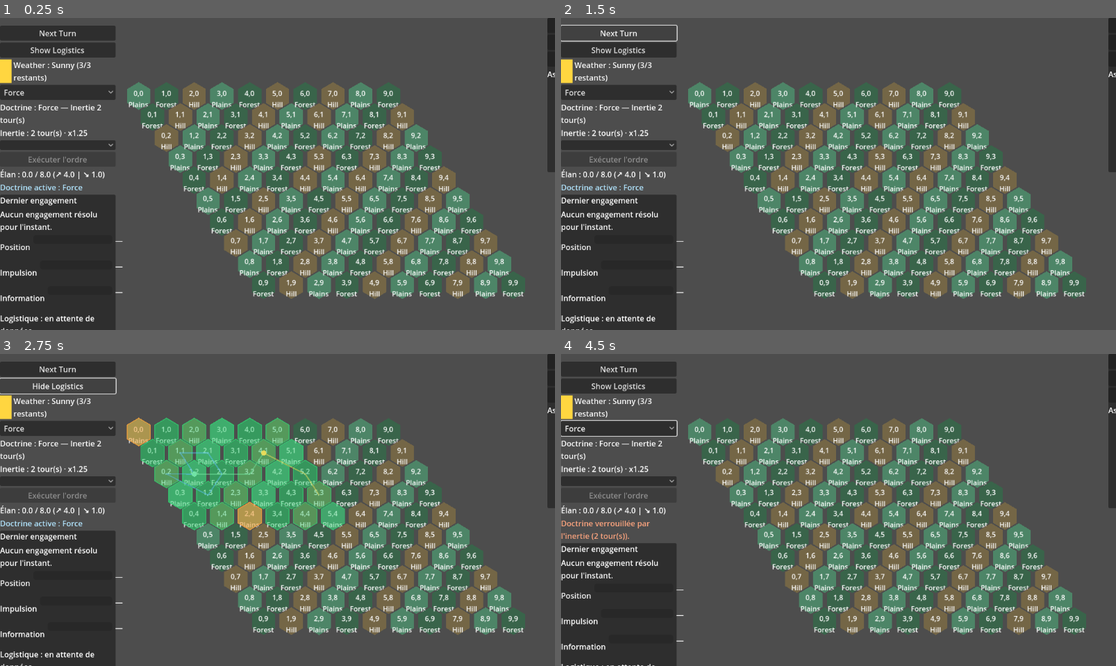
Above: before the commit, frames 1-4 (two rows, left to right).
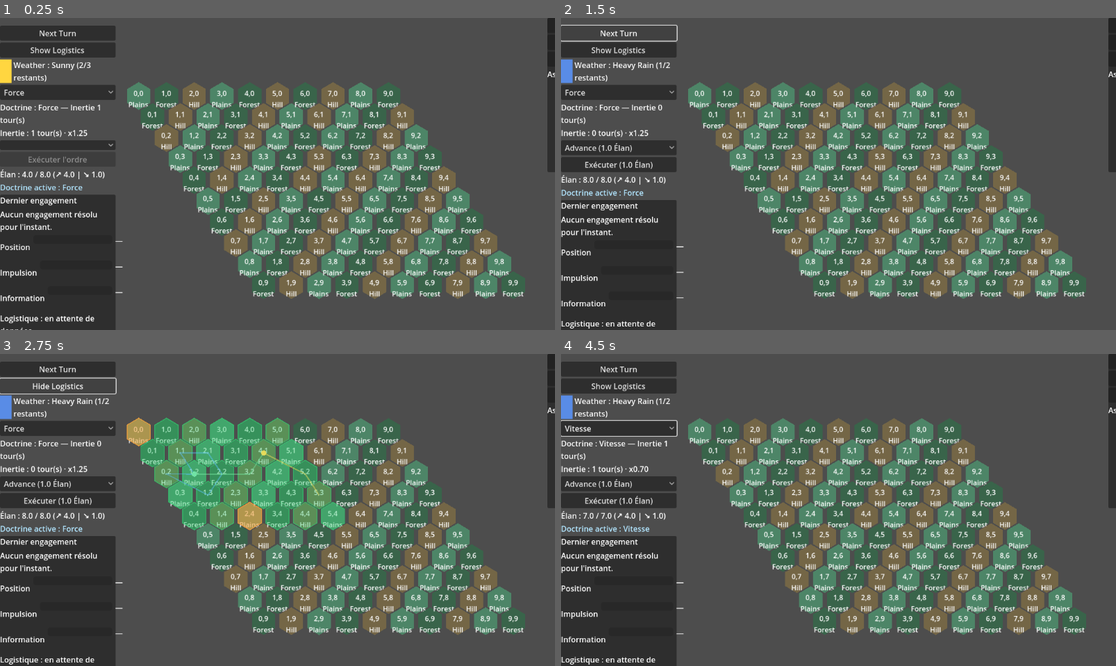
Above: after the commit, the same moments.

Repository: Pierlab/weave-of-war
Game: Godot game, scene res://scenes/main.tscn
Two runs of this game, one before a commit and one after it. Both use one fixed random seed, a clock stepped at 60 frames per second and the inputs below.
Inputs (mouse positions are in pixels of both pictures, inside the frame that each line leads up to; where the layout moved, square brackets give the same spot in the first picture):
- Up to frame 1 (0.25 s): no input
- Up to frame 2 (1.5 s): click "Next Turn" at 0.5 s; click "Next Turn" at 1.25 s
- Up to frame 3 (2.75 s): click "Show Logistics" at 2 s
- Up to frame 4 (4.5 s): click "Hide Logistics" at 2.75 s; click "Force" at 3.5 s; click (616, 485) [616, 481] at 4.25 s

The runs differ from the first frame. In frame 1, less than 0.1% of the frame differs, in the area x 4-19%, y 14-52%; in frame 2, 3.5%; in frame 3, 3.5%; in frame 4, 3.7%, in the area x 0-23%, y 13-100%.
Error before the commit: Parse Error: Cannot assign a value of type Dictionary to variable "unit_states" with specified type Array. (res://scripts/systems/combat_system.gd:249)
Error after the commit: Invalid access to property or key 'active' on a base object of type 'AudioStreamGeneratorPlayback'. (res://scripts/ui/hud_manager.gd:495)

Commit message:
Fix combat unit state typing and HUD audio activation

Diff:
--- a/scripts/systems/combat_system.gd
+++ b/scripts/systems/combat_system.gd
@@ -246,7 +246,7 @@
         var intel_entry: Dictionary = _recent_intel.get(target_hex, {})
         intel_source = str(intel_entry.get("source", "baseline"))
     var pillar_summary: Dictionary = _summarise_pillars(results)
-    var unit_states: Array = _build_unit_states(attacker_unit_ids, defender_unit_ids, victor, pillar_summary, logistics_context)
+    var unit_states: Dictionary = _build_unit_states(attacker_unit_ids, defender_unit_ids, victor, pillar_summary, logistics_context)
 
     var payload: Dictionary = {
         "engagement_id": engagement.get("engagement_id", order_id if order_id != "" else "skirmish"),
--- a/scripts/ui/hud_manager.gd
+++ b/scripts/ui/hud_manager.gd
@@ -514,6 +514,8 @@
         _feedback_generator.mix_rate = FEEDBACK_SAMPLE_RATE
         _feedback_generator.buffer_length = FEEDBACK_DURATION * 2.0
         feedback_player.stream = _feedback_generator
+    if not feedback_player.playing:
+        feedback_player.play()
     var playback: AudioStreamPlayback = feedback_player.get_stream_playback()
     if playback is AudioStreamGeneratorPlayback:
         return playback
Not shown, changed: CHANGELOG.md
Not shown, changed: README.md
Not shown, changed: context_snapshot.md
Not shown, changed: context_update.md
Not shown, changed: docs/agents/missions/vertical_slice_p0.md
